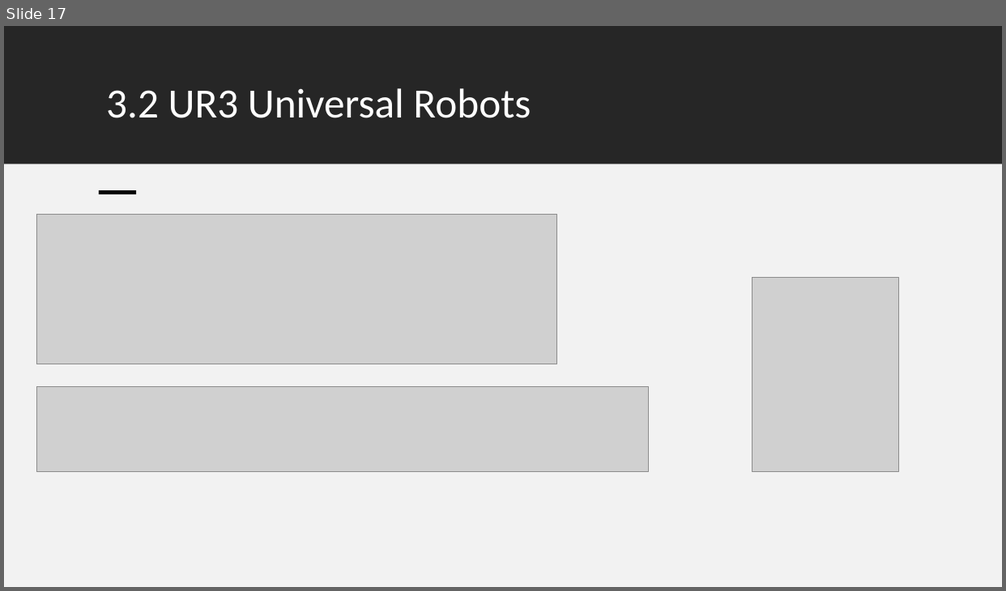
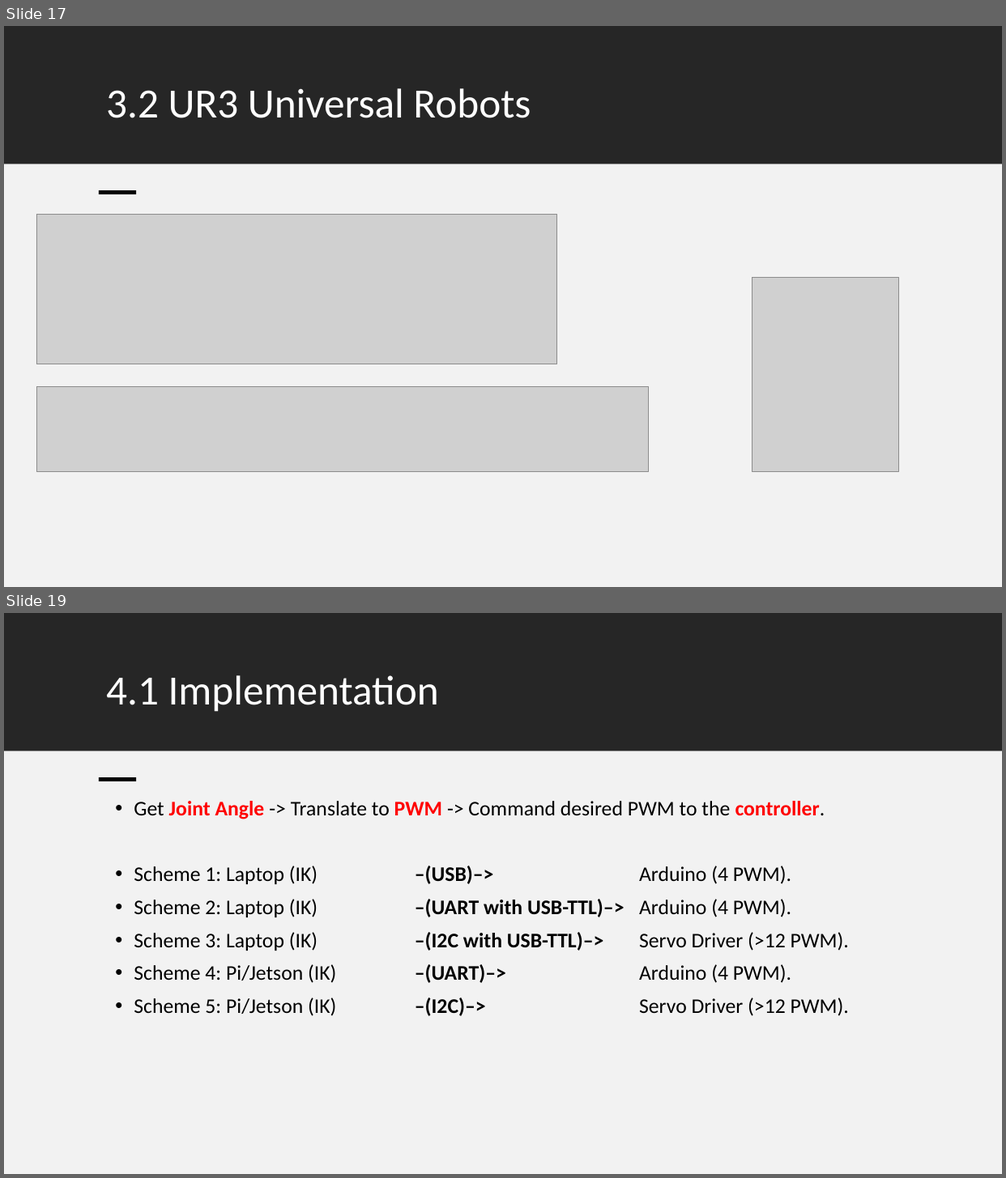
Before and after one commit to ChuongNg1996/manipulator-inverse-kinematic, a slide deck: simple-inverse-4DOF.pptx. Shown one above the other, each under a label of ours: slide 17 before the commit, slides 17 and 19 after it; the slides between them are not shown. The pictures are 1006x591 and 1006x1178 pixels, drawn with LibreOffice and Linux fonts; fonts in the diff are those of the drawing; grey boxes stand for pictures. Boxes give left, top, right and bottom in pixels: in the first picture for what was removed or moved away, otherwise in the second. Text is boxed around its words. In the diff, an @@ line names an element or a change of style, - is before the commit and + after.

```diff
--- a/simple-inverse-4DOF.pptx
+++ b/simple-inverse-4DOF.pptx
@@ slide 19 added at [4, 613, 1002, 1174], background #FFFFFF @@
@@ rectangle added at [4, 613, 1002, 751], fill #262626 @@
@@ title added at [106, 675, 439, 712], 40 pt, text #FFFFFF @@
+4.1 Implementation
@@ rectangle added at [4, 752, 1002, 1174], fill #F2F2F2 @@
@@ rectangle added at [99, 777, 137, 781], fill #000000 @@
@@ text added at [134, 801, 849, 1016], 20 pt, text #000000 @@
+• Get Joint Angle -> Translate to PWM -> Command desired PWM to the controller.
+• Scheme 1: Laptop (IK) –(USB)–> Arduino (4 PWM).
+• Scheme 2: Laptop (IK) –(UART with USB-TTL)–> Arduino (4 PWM).
+• Scheme 3: Laptop (IK) –(I2C with USB-TTL)–> Servo Driver (>12 PWM).
+• Scheme 4: Pi/Jetson (IK) –(UART)–> Arduino (4 PWM).
+• Scheme 5: Pi/Jetson (IK) –(I2C)–> Servo Driver (>12 PWM).
```
Also in this commit, not shown: 1 other slide added.
